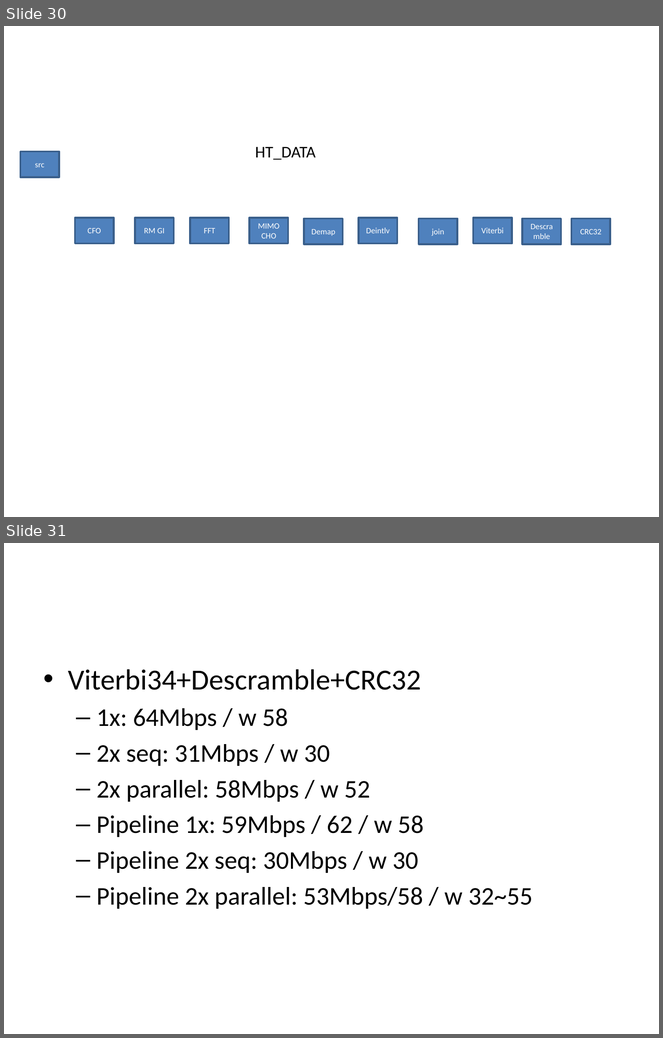
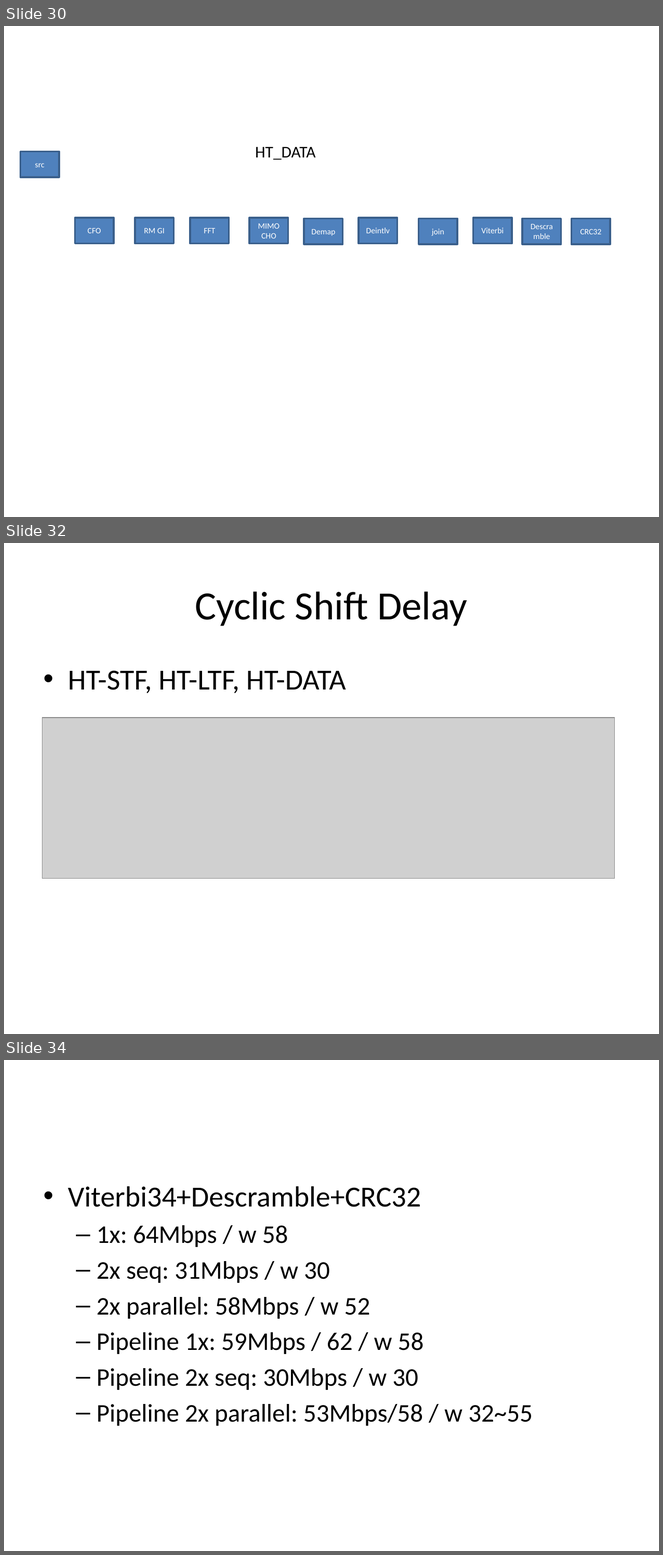
Before and after one commit to wwwgitcom/CORA, a slide deck: cora.pptx. Shown one above the other, each under a label of ours: slides 30 and 31 before the commit, slides 30, 32 and 34 after it; the slides between them are not shown. The pictures are 663x1038 and 663x1555 pixels, drawn with LibreOffice and Linux fonts; fonts in the diff are those of the drawing; grey boxes stand for pictures. Boxes give left, top, right and bottom in pixels: in the first picture for what was removed or moved away, otherwise in the second. Text is boxed around its words. In the diff, an @@ line names an element or a change of style, - is before the commit and + after.

```diff
--- a/cora.pptx
+++ b/cora.pptx
@@ slide 32 added at (4,543,659,1034), background #FFFFFF @@
@@ title added at (195,591,468,626), 44 pt, text #000000 @@
+Cyclic Shift Delay
@@ text added at (68,670,346,693), 32 pt, text #000000 @@
+• HT-STF, HT-LTF, HT-DATA
@@ picture added at (42,718,614,879) @@
@@ what was slide 31 is now slide 34 @@
```
Also in this commit, not shown: 2 other slides added, 20 other files.
